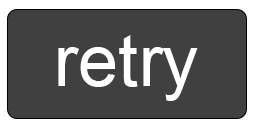
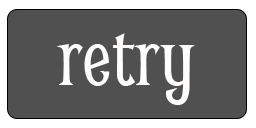
Two versions of the same layered image (256x128). Layer-by-layer changes:
hid "retry" (1st of 2) over [58, 35, 198, 101]
added layer "retry" (2nd of 2) above "Rounded Rectangle 1 copy" over [57, 33, 195, 105]
added layer "Rounded Rectangle 1 copy" above "Rounded Rectangle 1" over [8, 10, 246, 118]
hid "Rounded Rectangle 1" over [8, 10, 246, 118]
